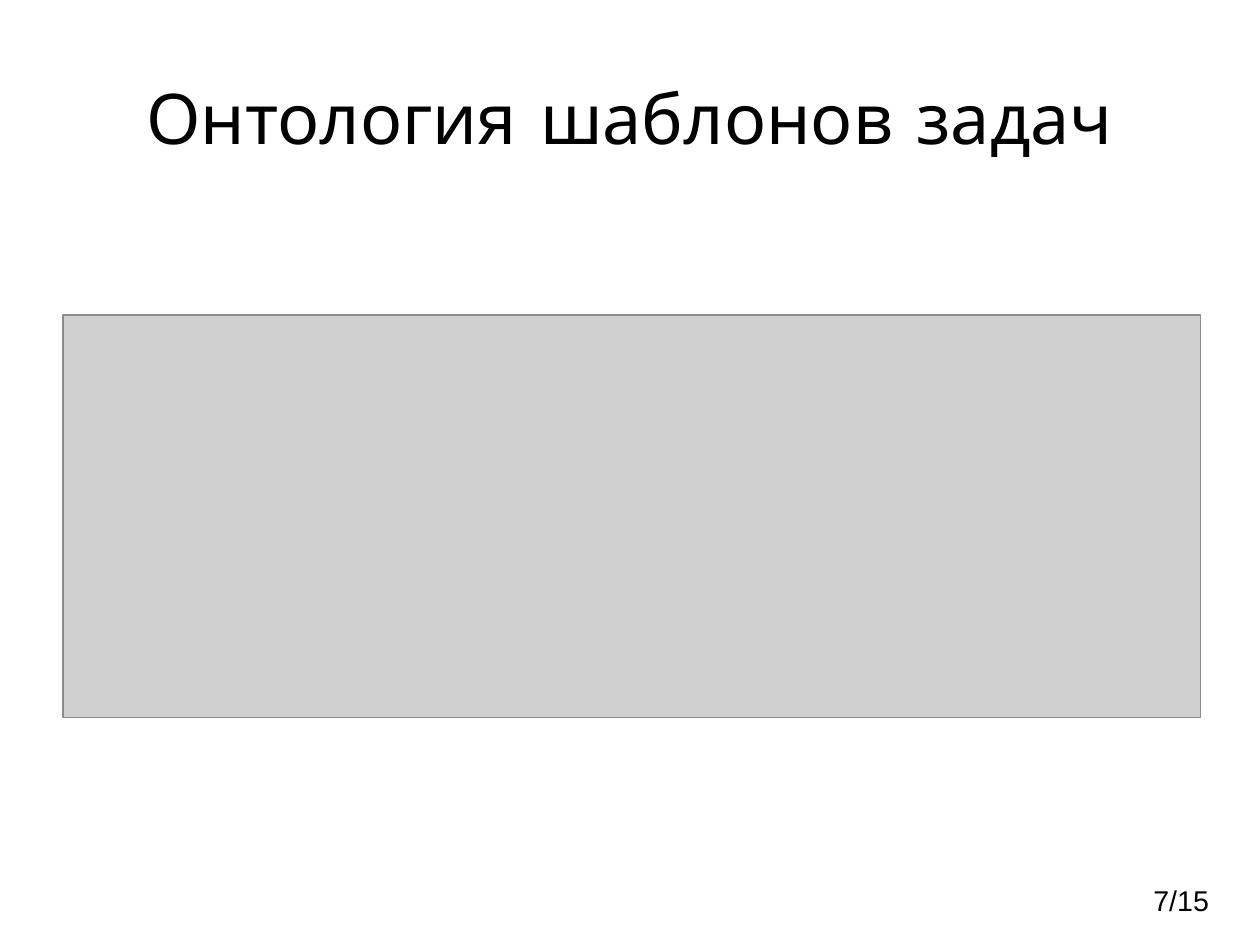
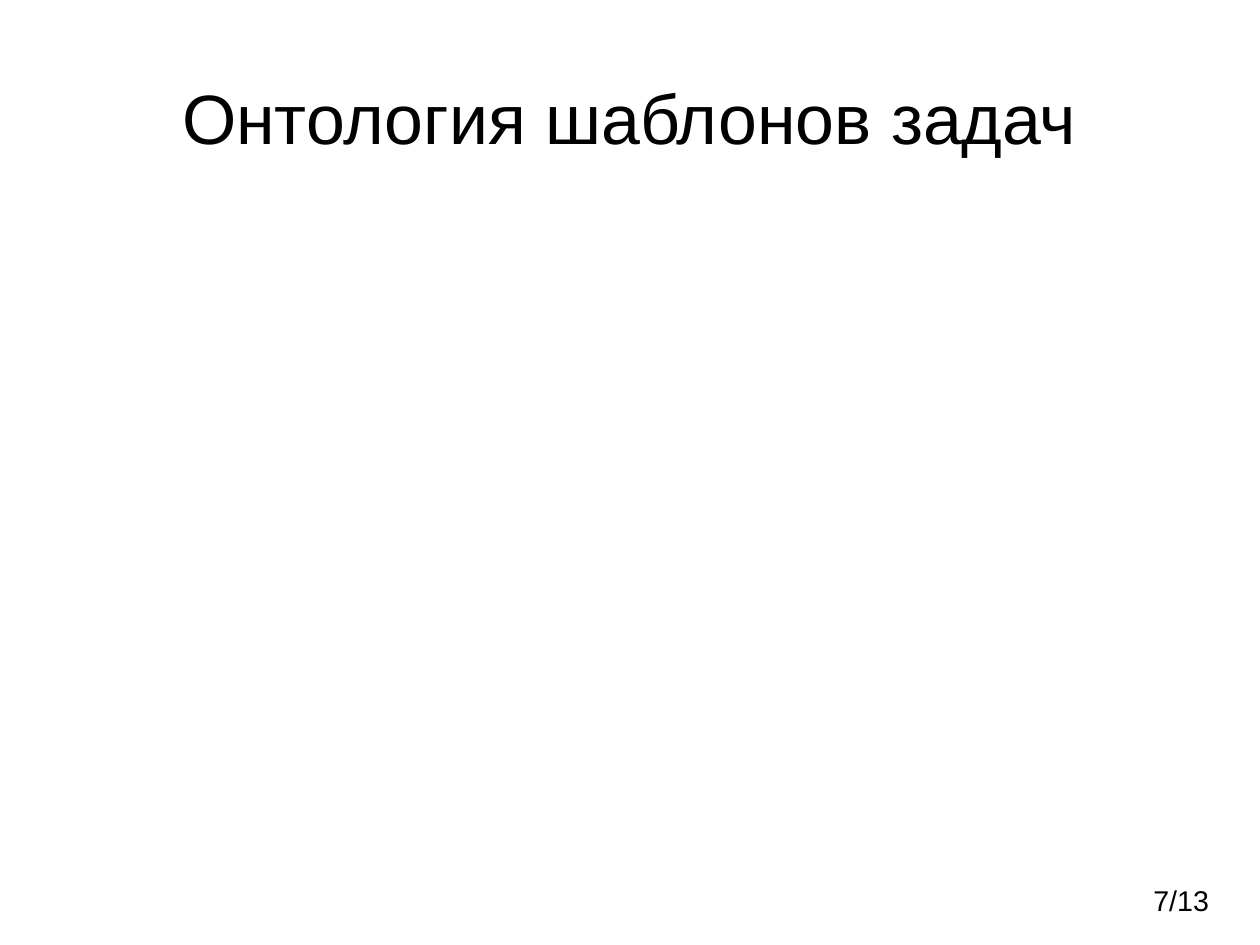
Before and after one commit to vinni-au/l-gen, a slide deck: slide 7 of Презентация.odp. Drawn at 1260x945 pixels with LibreOffice and Linux fonts; fonts in the diff are those of the drawing; grey boxes stand for pictures. Boxes give left, top, right and bottom in pixels: in the first picture for what was removed or moved away, otherwise in the second. Text is boxed around its words. In the diff, an @@ line names an element or a change of style, - is before the commit and + after.

```diff
--- a/Презентация.odp
+++ b/Презентация.odp
@@ title "Онтология шаблонов задач" at box(182, 93, 1076, 157): font Comic Neue to Arial @@
@@ picture removed at box(63, 316, 1201, 718) @@
@@ page number at box(1153, 890, 1209, 912): text changed @@
-7/15
+7/13
```
Also in this commit, not shown: 11 other slides changed, 1 slide added, 3 slides removed.
